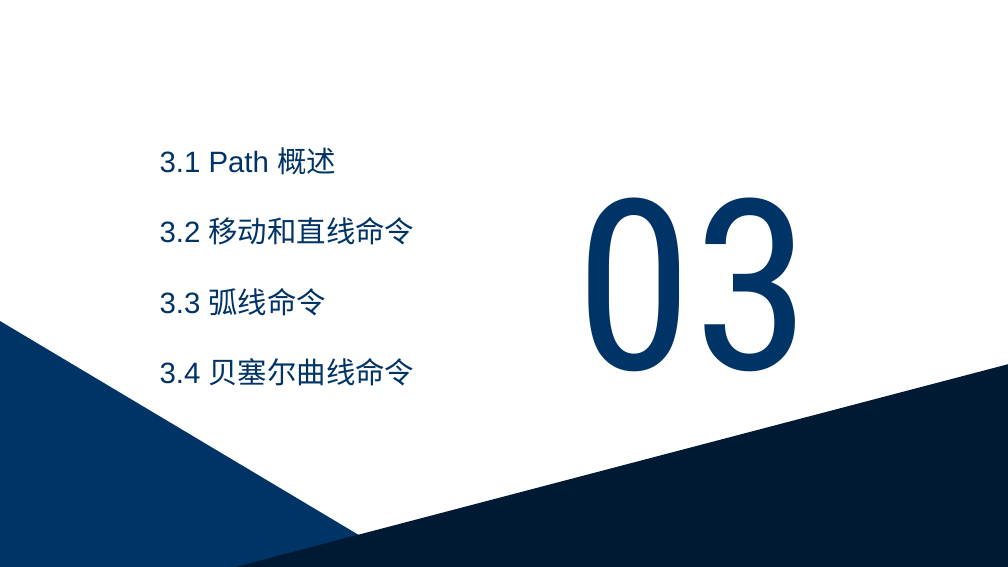
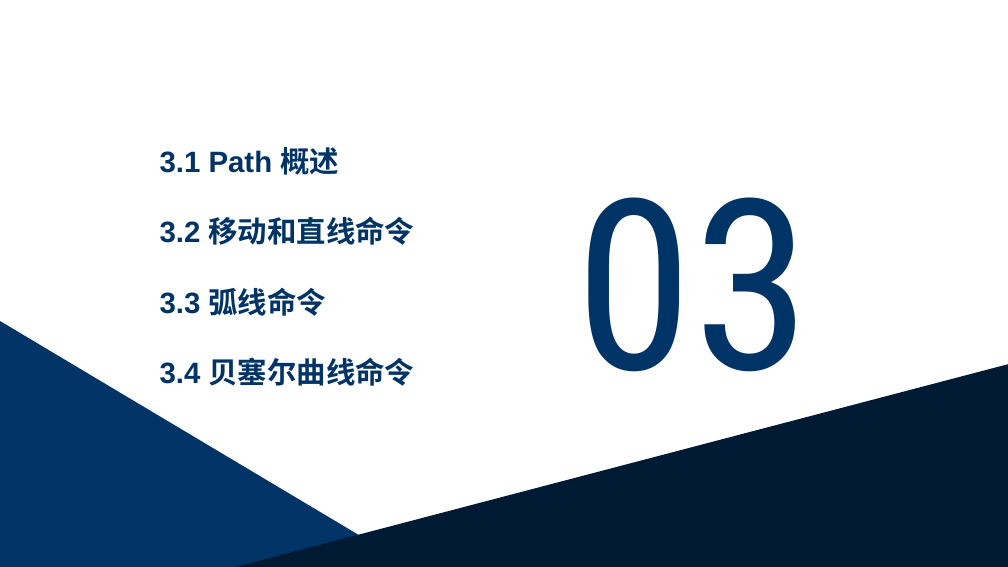
Before and after one commit to lss0928/git_test, a slide deck: slide 21 of svg/走进SVG - 副本.pptx. Drawn at 1008x567 pixels with LibreOffice and Linux fonts; fonts in the diff are those of the drawing. Boxes give left, top, right and bottom in pixels: in the first picture for what was removed or moved away, otherwise in the second. Text is boxed around its words. In the diff, an @@ line names an element or a change of style, - is before the commit and + after.

```diff
--- a/svg/走进SVG - 副本.pptx
+++ b/svg/走进SVG - 副本.pptx
@@ text "3.1 Path 概述" at bbox=[160, 147, 415, 386]: bold on @@
```
Also in this commit, not shown: 22 other slides changed, 1 slide added, 2 slides removed, 14 other files.
